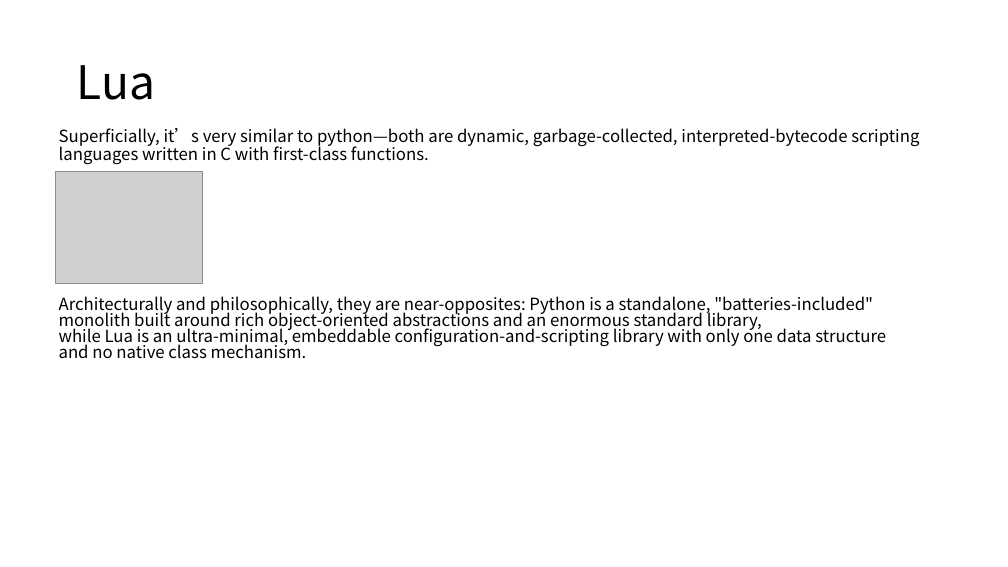
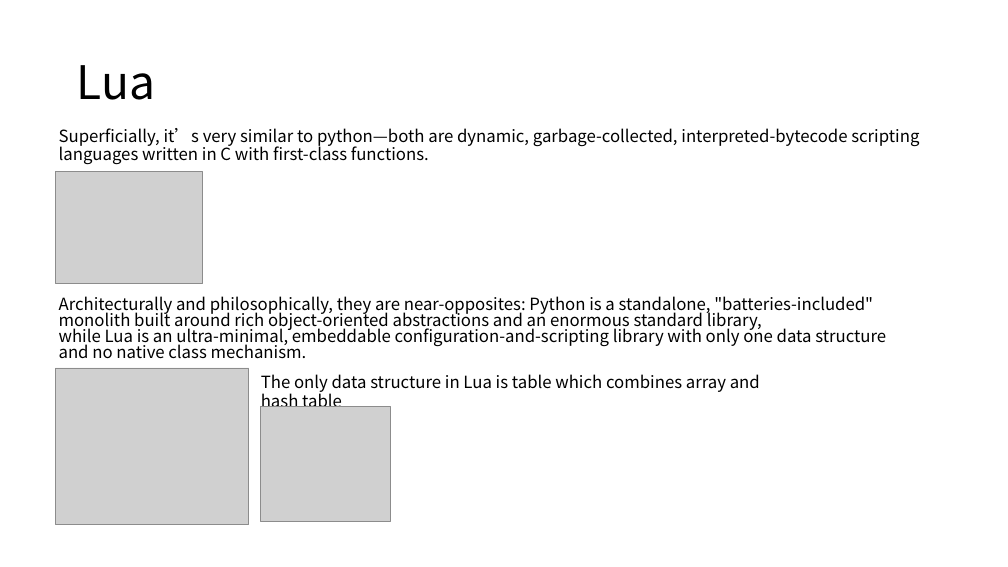
Before and after one commit to boycececil666gmailcom/webgpu-renderer, a slide deck: slide 17 of WebGPU Renderer.pptx (slide 12 before the commit). Drawn at 1008x567 pixels with LibreOffice and Linux fonts; fonts in the diff are those of the drawing; grey boxes stand for pictures. Boxes give left, top, right and bottom in pixels: in the first picture for what was removed or moved away, otherwise in the second. Text is boxed around its words. In the diff, an @@ line names an element or a change of style, - is before the commit and + after.

Commit message:
feat(pipeline): implement data-driven DCC pipeline, standard PBR shaders, and bash CI tools
- Refactor renderer and gltf_loader to dynamically evaluate glTF cameras, punctual lights, and standard PBR materials

- Implement standard metallic-roughness WGSL PBR shader (standard_pbr.wgsl)

- Introduce telemetry harness with 10s periodic heartbeats and crash auditing

- Migrate Android CI toolchain to bash (android/ci.sh) and add root E2E test runner (scripts/ci_e2e_test.sh)

- Add Blender DCC automation scripts and replace legacy McLaren assets with optimized base scene

```diff
--- a/WebGPU Renderer.pptx
+++ b/WebGPU Renderer.pptx
@@ picture added at bbox=[55, 368, 249, 525] @@
@@ text added at bbox=[261, 374, 760, 407], 16 pt, text #000000 @@
+The only data structure in Lua is table which combines array and hash table
@@ picture added at bbox=[261, 407, 391, 522] @@
```
Also in this commit, not shown: 7 other slides changed, 4 slides added, 1 slide removed, 40 other files.
